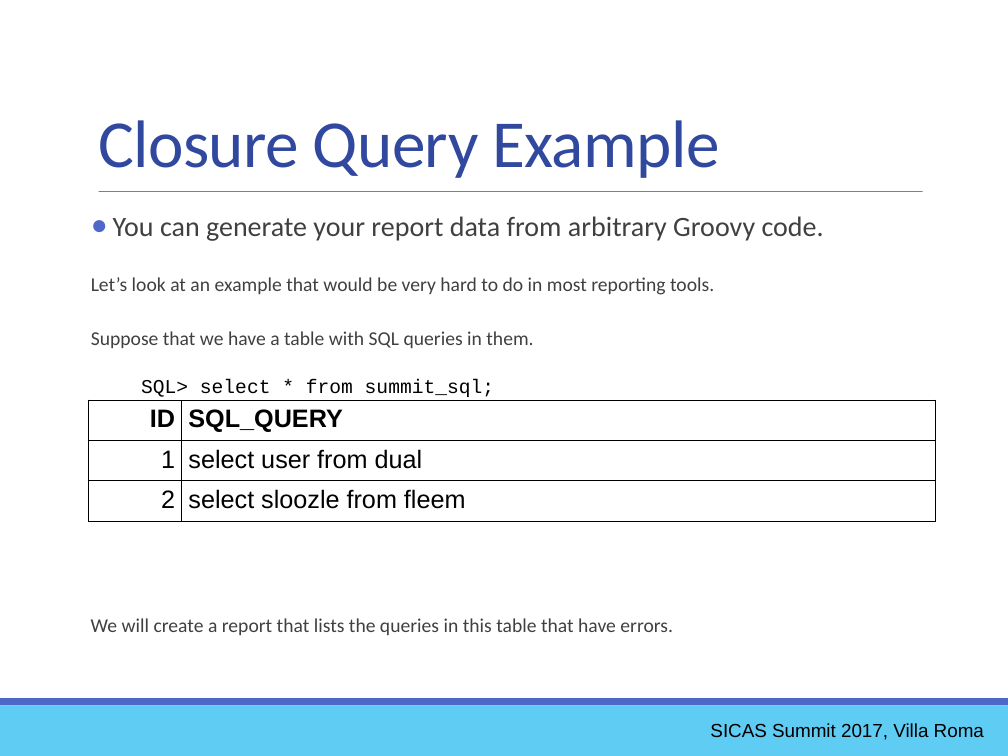
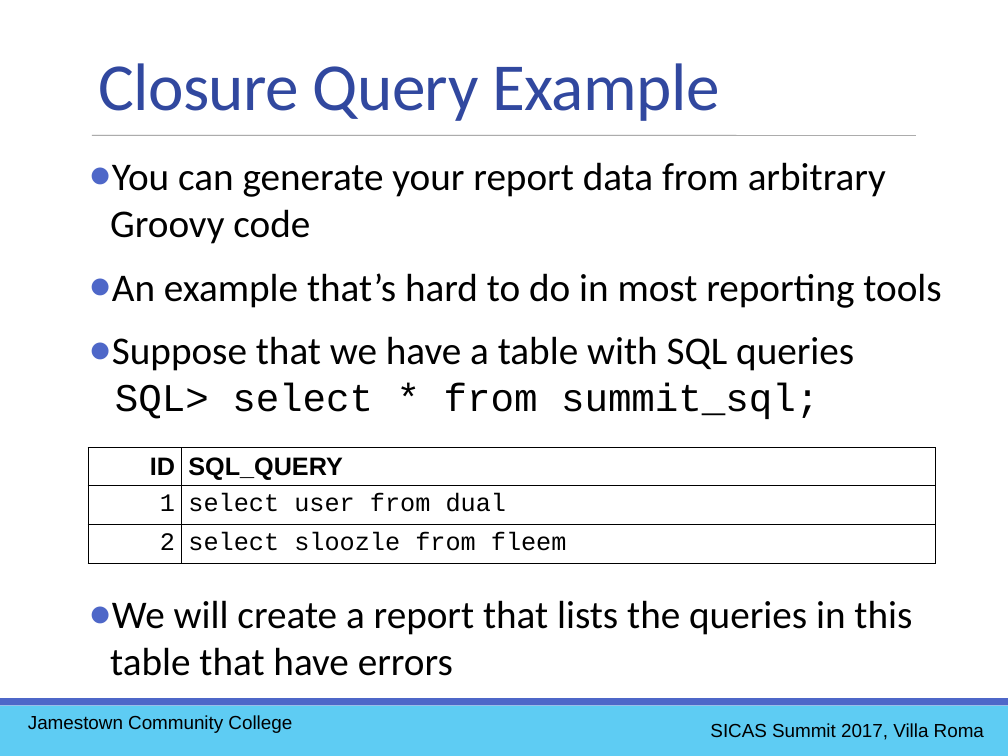
Before and after one commit to ewcole/simple_report, a slide deck: slide 39 of docs/SICAS_2017/Cole_Drop-In Reporting with Groovy.pptx (slide 33 before the commit). Drawn at 1008x756 pixels with LibreOffice and Linux fonts; fonts in the diff are those of the drawing. Boxes give left, top, right and bottom in pixels: in the first picture for what was removed or moved away, otherwise in the second. Text is boxed around its words. In the diff, an @@ line names an element or a change of style, - is before the commit and + after.

```diff
--- a/docs/SICAS_2017/Cole_Drop-In Reporting with Groovy.pptx
+++ b/docs/SICAS_2017/Cole_Drop-In Reporting with Groovy.pptx
@@ text "Closure Query Example": place and size @@
-text "Closure Query Example" at [98, 120, 719, 178]
+text "Closure Query Example" at [98, 63, 719, 121]
@@ text "You can generate your report ...": place and size @@
-text "You can generate your report ..." at [91, 216, 824, 635]
+text "You can generate your report ..." at [110, 162, 941, 676]
@@ line moved from (99, 192) - (922, 192) to (92, 135) - (916, 135) @@
@@ text at [110, 162, 941, 371]: text changed; size 14 to 28 pt; text colour #404040 to #000000 @@
-● You can generate your report data from arbitrary Groovy code.
-Let’s look at an example that would be very hard to do in most reporting tools.
-Suppose that we have a table with SQL queries in them.
+● You can generate your report data from arbitrary Groovy code
+● An example that’s hard to do in most reporting tools
+● Suppose that we have a table with SQL queries
@@ text at [115, 383, 819, 419]: size 14 to 28 pt in "SQL> select * from summit_sql;"; indent changed; line spacing 0.9 to 1 @@
@@ table at [89, 448, 936, 569] @@
@@ font Arial to Courier New in "1", "select user from dual", "2", "select sloozle from fleem" @@
@@ table: place and size @@
-table at [89, 400, 936, 521]
+table at [89, 448, 936, 569]
@@ text at [110, 600, 912, 676]: text changed; size 14 to 28 pt; text colour #404040 to #000000 @@
-We will create a report that lists the queries in this table that have errors.
+● We will create a report that lists the queries in this table that have errors
@@ text added at [28, 715, 292, 733], 13.5 pt, text #000000 @@
+Jamestown Community College
```
Also in this commit, not shown: 46 other slides changed, 8 slides added.
